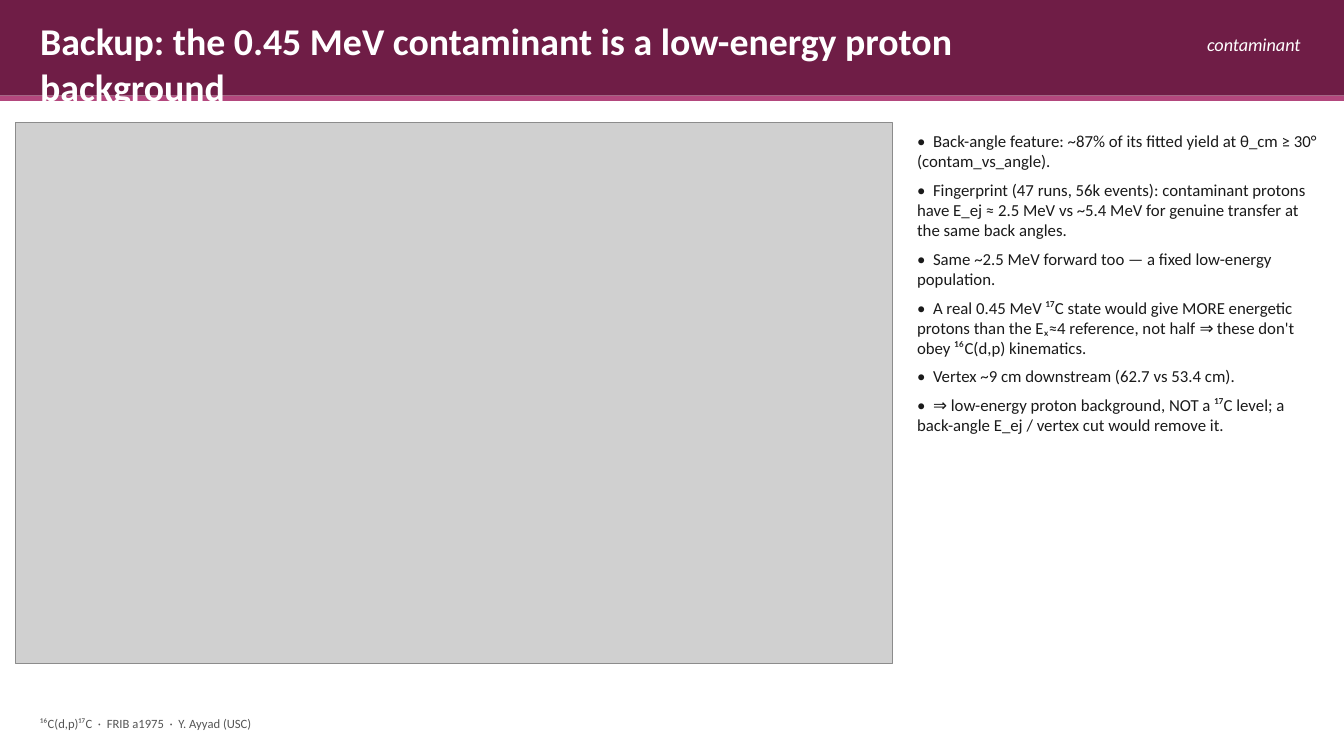
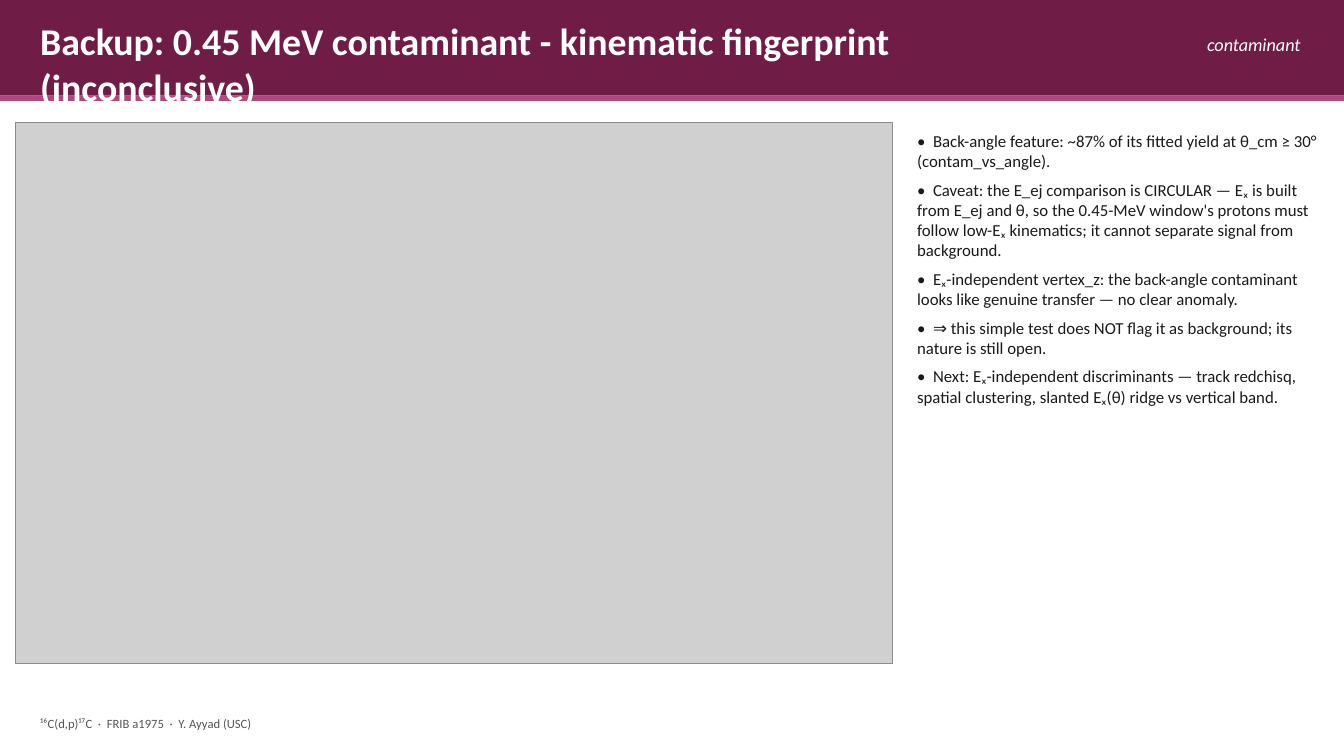
Before and after one commit to Yassid/C17_dp_fits, a slide deck: slide 19 of Presentations/C17_analysis_overview.pptx. Drawn at 1344x756 pixels with LibreOffice and Linux fonts; fonts in the diff are those of the drawing; grey boxes stand for pictures. Boxes give left, top, right and bottom in pixels: in the first picture for what was removed or moved away, otherwise in the second. Text is boxed around its words. In the diff, an @@ line names an element or a change of style, - is before the commit and + after.

```diff
--- a/Presentations/C17_analysis_overview.pptx
+++ b/Presentations/C17_analysis_overview.pptx
@@ text at <box>40,28,889,110</box>: text changed @@
-Backup: the 0.45 MeV contaminant is a low-energy proton background
+Backup: 0.45 MeV contaminant - kinematic fingerprint (inconclusive)
@@ text at <box>917,184,1308,406</box>: text changed @@
-• Fingerprint (47 runs, 56k events): contaminant protons have E_ej ≈ 2.5 MeV vs ~5.4 MeV for genuine transfer at the same back angles.
-• Same ~2.5 MeV forward too — a fixed low-energy population.
-• A real 0.45 MeV ¹⁷C state would give MORE energetic protons than the Eₓ≈4 reference, not half ⇒ these don't obey ¹⁶C(d,p) kinematics.
-• Vertex ~9 cm downstream (62.7 vs 53.4 cm).
-• ⇒ low-energy proton background, NOT a ¹⁷C level; a back-angle E_ej / vertex cut would remove it.
+• Caveat: the E_ej comparison is CIRCULAR — Eₓ is built from E_ej and θ, so the 0.45-MeV window's protons must follow low-Eₓ kinematics; it cannot separate signal from background.
+• Eₓ-independent vertex_z: the back-angle contaminant looks like genuine transfer — no clear anomaly.
+• ⇒ this simple test does NOT flag it as background; its nature is still open.
+• Next: Eₓ-independent discriminants — track redchisq, spatial clustering, slanted Eₓ(θ) ridge vs vertical band.
```
Also in this commit, not shown: 4 other files.
